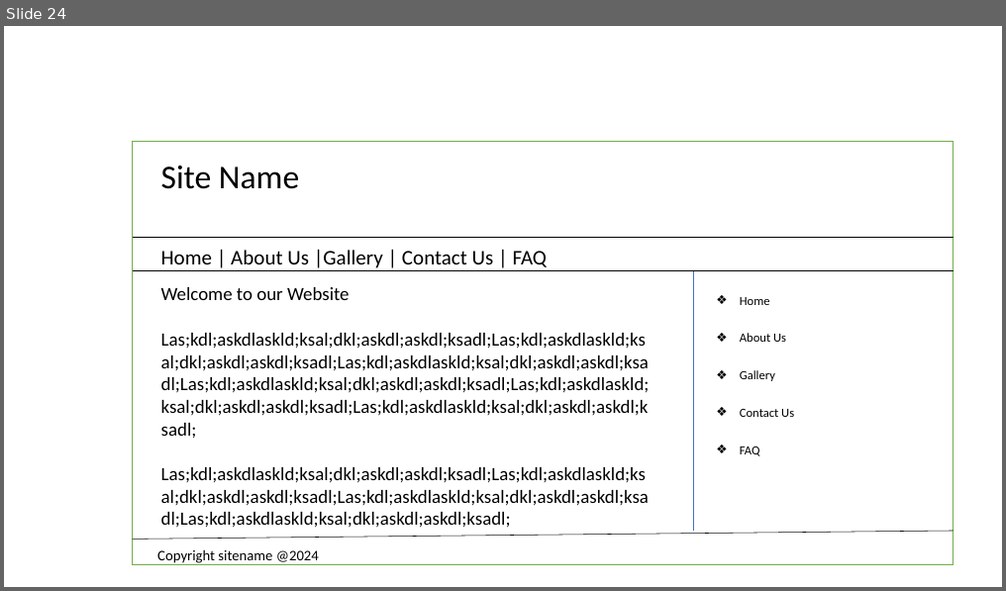
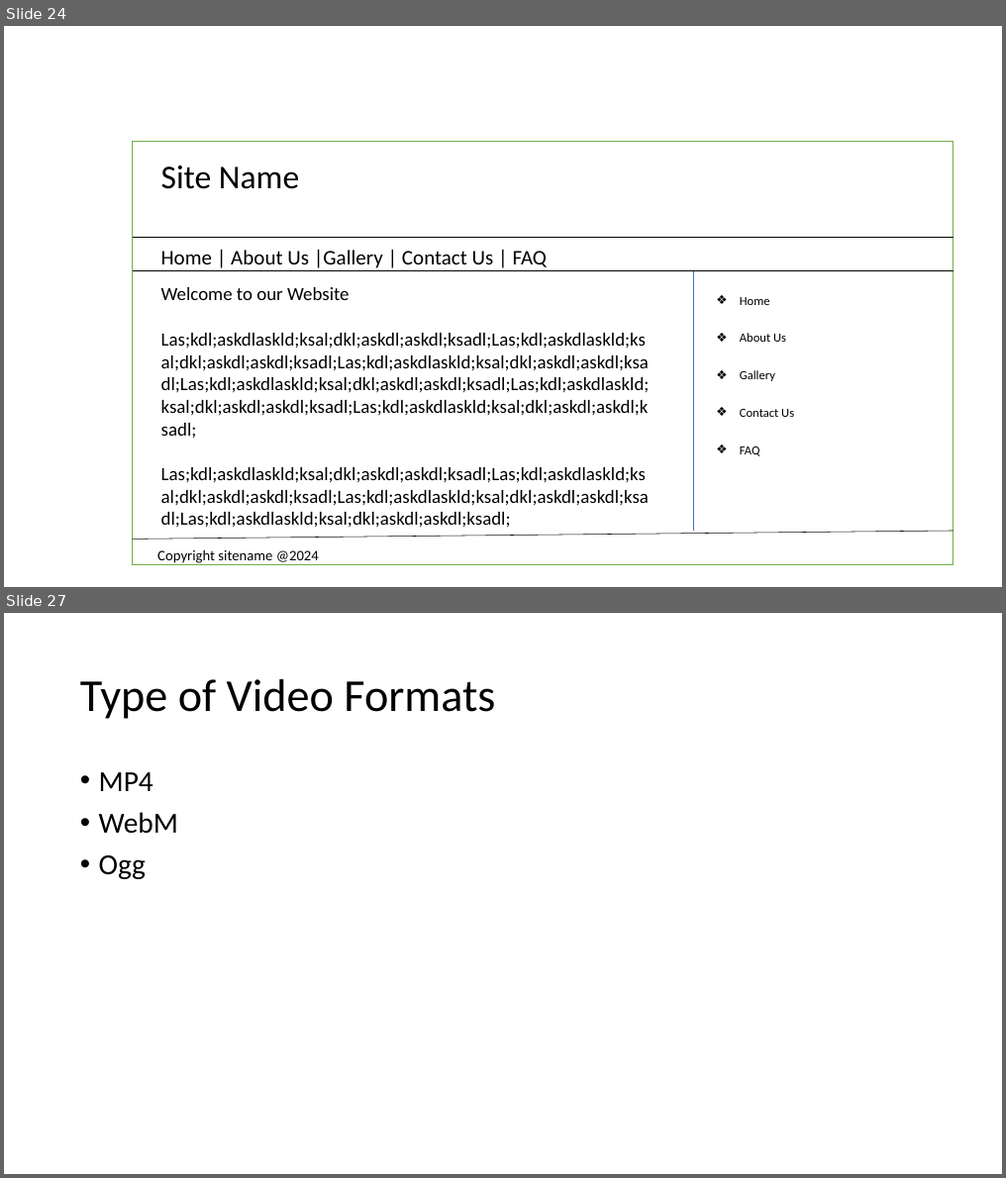
Before and after one commit to PiyushChaturvedii/Batch05, a slide deck: HTML.pptx. Shown one above the other, each under a label of ours: slide 24 before the commit, slides 24 and 27 after it; the slides between them are not shown. The pictures are 1006x591 and 1006x1178 pixels, drawn with LibreOffice and Linux fonts; fonts in the diff are those of the drawing. Boxes give left, top, right and bottom in pixels: in the first picture for what was removed or moved away, otherwise in the second. Text is boxed around its words. In the diff, an @@ line names an element or a change of style, - is before the commit and + after.

```diff
--- a/HTML.pptx
+++ b/HTML.pptx
@@ slide 27 added at [4, 613, 1002, 1174], background #FFFFFF @@
@@ title added at [80, 679, 495, 719], 44 pt, text #000000 @@
+Type of Video Formats
@@ text added at [99, 772, 178, 879], 28 pt, text #000000 @@
+• MP4
+• WebM
+• Ogg
```
Also in this commit, not shown: 3 other slides added, 9 other files.
